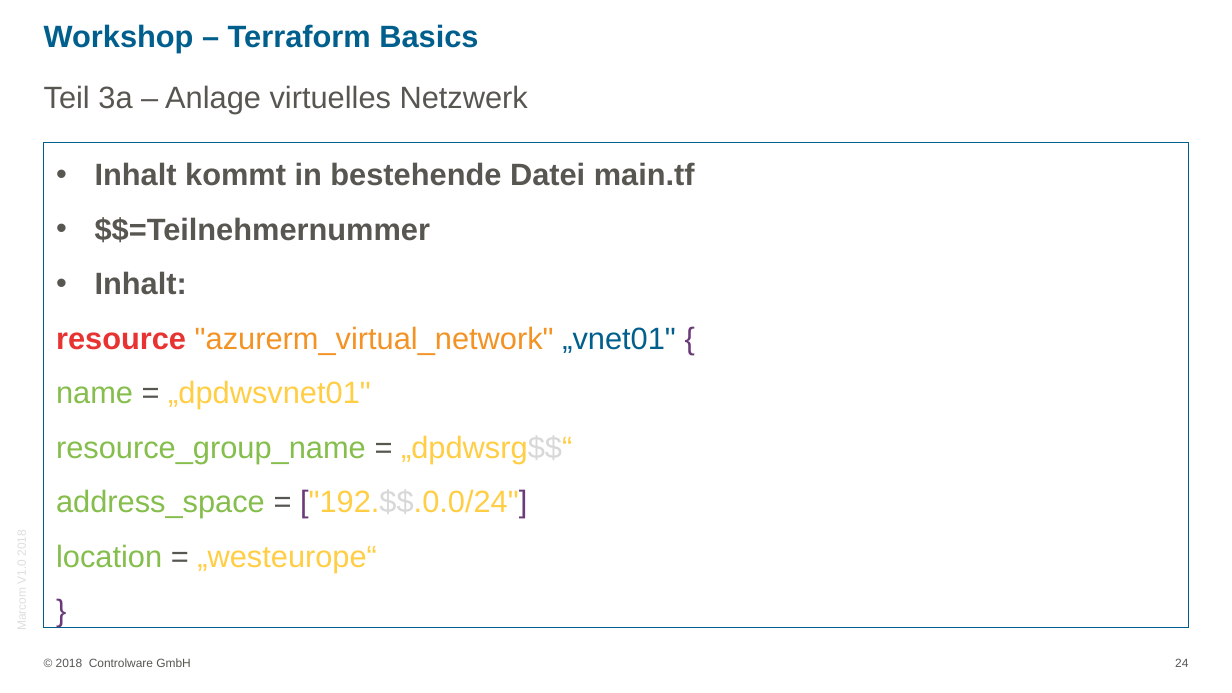
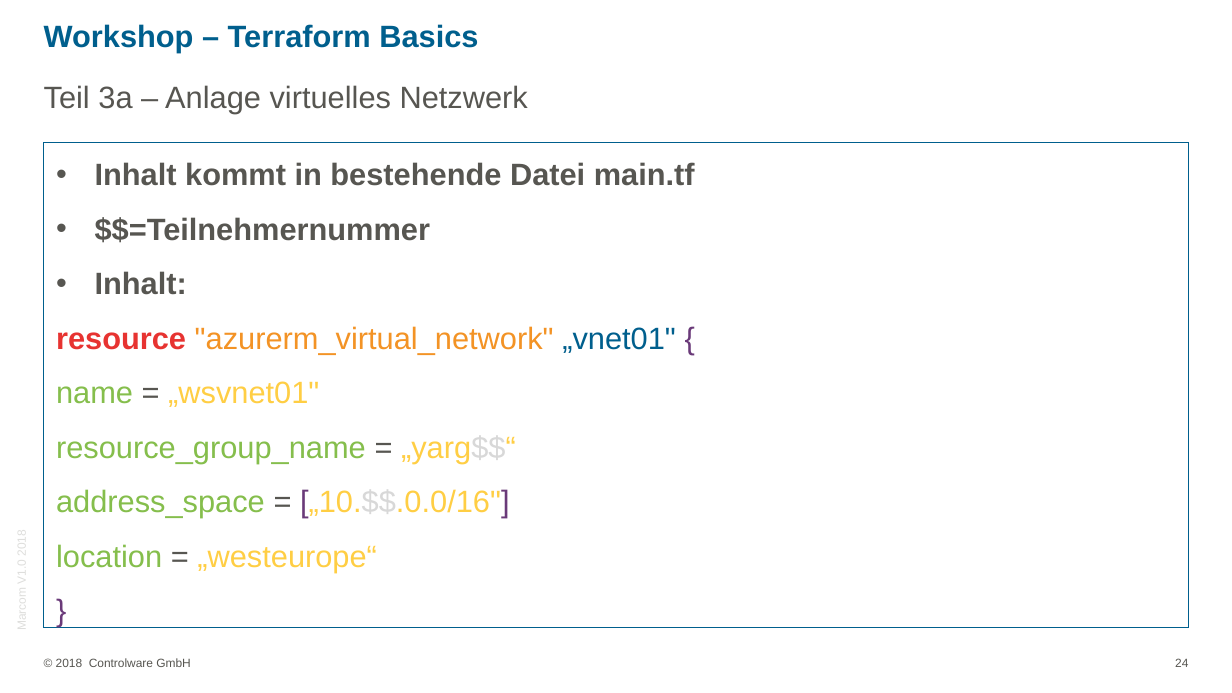
Before and after one commit to rscheder/workshops, a slide deck: slide 24 of tf/ppt/Workshop_Terraform_Basic.pptx. Drawn at 1232x693 pixels with LibreOffice and Linux fonts; fonts in the diff are those of the drawing; background and template pictures are left out. Boxes give left, top, right and bottom in pixels: in the first picture for what was removed or moved away, otherwise in the second. Text is boxed around its words. In the diff, an @@ line names an element or a change of style, - is before the commit and + after.

```diff
--- a/tf/ppt/Workshop_Terraform_Basic.pptx
+++ b/tf/ppt/Workshop_Terraform_Basic.pptx
@@ text at (x1=56, y1=381, x2=516, y2=518): text changed @@
-name = „dpdwsvnet01"
-resource_group_name = „dpdwsrg$$“
-address_space = ["192.$$.0.0/24"]
+name = „wsvnet01"
+resource_group_name = „yarg$$“
+address_space = [„10.$$.0.0/16"]
```
Also in this commit, not shown: 5 other slides changed, 2 other files.
